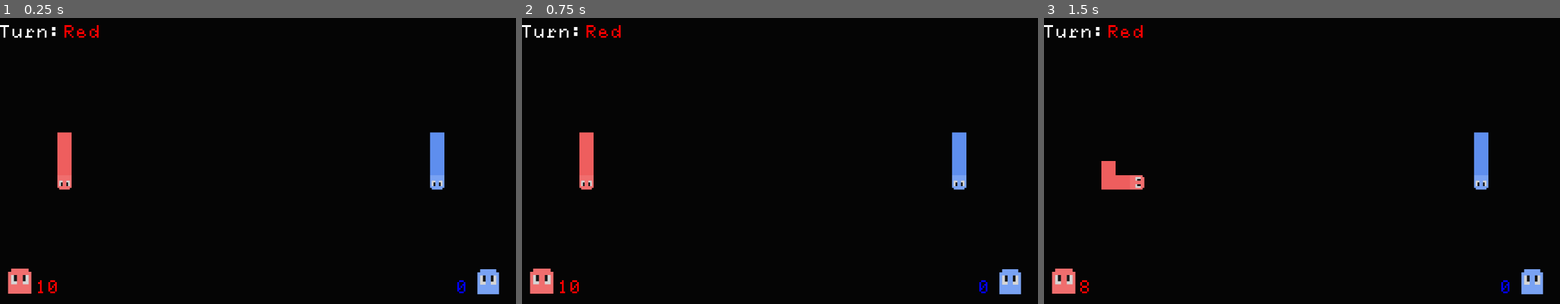
Above: before the commit, frames 1-3 (left to right).
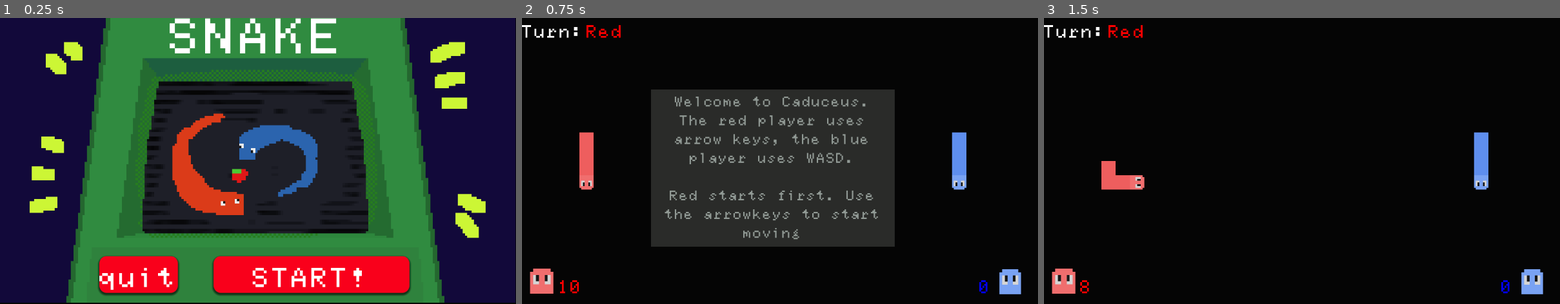
Above: after the commit, the same moments.

Repository: arrowira/MiniJam196Snake
Game: Godot game, scene res://scenes/Main_Menu.tscn
Two runs of this game, one before a commit and one after it. Both use one fixed random seed, a clock stepped at 60 frames per second and the inputs below. Before the commit the project starts from res://scenes/main.tscn.
Inputs (mouse positions are in pixels of both pictures, inside the frame that each line leads up to):
- Up to frame 1 (0.25 s): no input
- Up to frame 2 (0.75 s): click (831, 275) at 0.5 s, where only the run after the commit has a clickable "START!"
- Up to frame 3 (1.5 s): tap Enter at 1.25 s; hold Right (p1right) from 1.28 s (still down); tap S (p2down) at 1.35 s

The runs differ from the first frame. In frame 1, 95% of the frame differs, in the area x 0-100%, y 0-100%; in frame 2, 26%; in frame 3, nothing differs.

Commit message:
main menu changes

Diff:
--- a/minijam-196-proj/project.godot
+++ b/minijam-196-proj/project.godot
@@ -11,7 +11,7 @@
 [application]
 
 config/name="minijam196proj"
-run/main_scene="uid://3jlldpsx5vpm"
+run/main_scene="uid://cxgmosw2davrv"
 config/features=PackedStringArray("4.5", "Forward Plus")
 config/icon="res://misc/icon.svg"
 
--- a/minijam-196-proj/scenes/Main_Menu.tscn
+++ b/minijam-196-proj/scenes/Main_Menu.tscn
@@ -1,8 +1,8 @@
 [gd_scene load_steps=9 format=3 uid="uid://cxgmosw2davrv"]
 
-[ext_resource type="FontFile" uid="uid://5lcd27m73n8t" path="res://Fonts/Returns.ttf" id="1_jfien"]
 [ext_resource type="Script" uid="uid://dob3a6ma780p5" path="res://scenes/main_menu.gd" id="1_y2rfe"]
 [ext_resource type="Texture2D" uid="uid://b2ohhyowgdkob" path="res://misc/snake menu.png" id="2_0bfng"]
+[ext_resource type="FontFile" uid="uid://d3vemidl8kefx" path="res://Fonts/fs-ti-92-eno-c.ttf" id="3_0bfng"]
 
 [sub_resource type="StyleBoxTexture" id="StyleBoxTexture_yb5uv"]
 texture = ExtResource("2_0bfng")
@@ -75,7 +75,7 @@
 grow_horizontal = 2
 grow_vertical = 0
 theme_override_colors/font_color = Color(1, 1, 1, 1)
-theme_override_fonts/font = ExtResource("1_jfien")
+theme_override_fonts/font = ExtResource("3_0bfng")
 theme_override_font_sizes/font_size = 50
 theme_override_styles/normal = SubResource("StyleBoxFlat_7e6vm")
 theme_override_styles/pressed = SubResource("StyleBoxFlat_jfien")
@@ -97,7 +97,7 @@
 grow_horizontal = 2
 grow_vertical = 0
 theme_override_colors/font_color = Color(1, 1, 1, 1)
-theme_override_fonts/font = ExtResource("1_jfien")
+theme_override_fonts/font = ExtResource("3_0bfng")
 theme_override_font_sizes/font_size = 50
 theme_override_styles/normal = SubResource("StyleBoxFlat_7e6vm")
 theme_override_styles/pressed = SubResource("StyleBoxFlat_jfien")
@@ -110,13 +110,13 @@
 anchors_preset = 5
 anchor_left = 0.5
 anchor_right = 0.5
-offset_left = -352.0
-offset_top = -19.0
-offset_right = 352.0
-offset_bottom = 103.0
+offset_left = -351.0
+offset_top = -50.0
+offset_right = 353.0
+offset_bottom = 113.0
 grow_horizontal = 2
-theme_override_fonts/font = ExtResource("1_jfien")
-theme_override_font_sizes/font_size = 100
+theme_override_fonts/font = ExtResource("3_0bfng")
+theme_override_font_sizes/font_size = 90
 text = "SNAKE"
 horizontal_alignment = 1
 vertical_alignment = 1
--- a/minijam-196-proj/scenes/main_menu.gd
+++ b/minijam-196-proj/scenes/main_menu.gd
@@ -12,7 +12,7 @@
 
 
 func _on_start_pressed():
-	get_tree().change_scene_to_file("res://scenes/main.tscn")
+	get_tree().change_scene_to_file("res://scenes/tutorialGame.tscn")
 
 
 func _on_quit_pressed():
